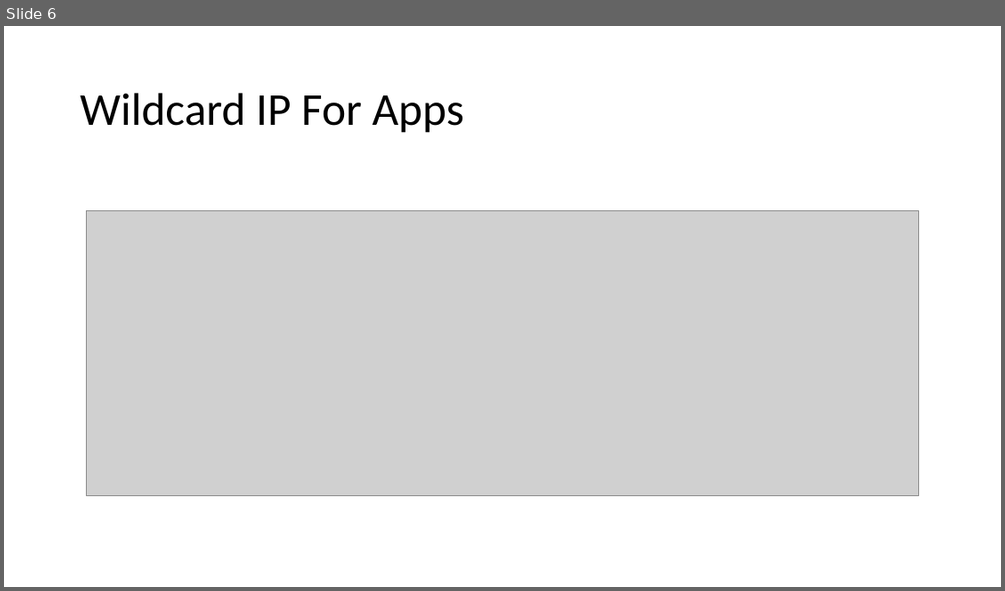
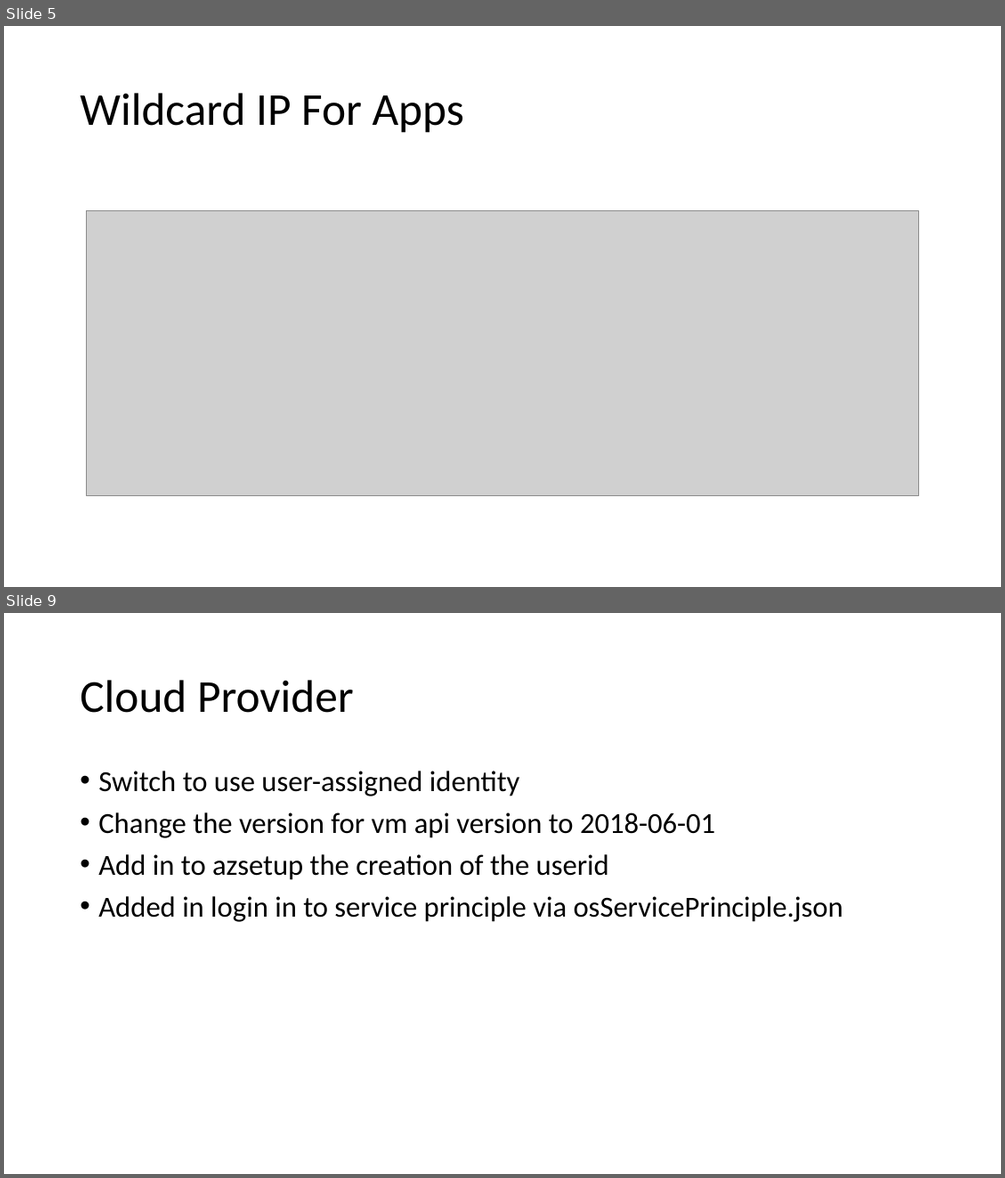
Before and after one commit to glennswest/ocpupi4azure, a slide deck: doc/azocpupidemo3.pptx. Shown one above the other, each under a label of ours: slide 6 before the commit, slides 5 and 9 after it; the slides between them are not shown. The pictures are 1005x591 and 1005x1178 pixels, drawn with LibreOffice and Linux fonts; fonts in the diff are those of the drawing; grey boxes stand for pictures. Boxes give left, top, right and bottom in pixels: in the first picture for what was removed or moved away, otherwise in the second. Text is boxed around its words. In the diff, an @@ line names an element or a change of style, - is before the commit and + after.

```diff
--- a/doc/azocpupidemo3.pptx
+++ b/doc/azocpupidemo3.pptx
@@ slide 9 added at (x1=4, y1=613, x2=1001, y2=1174), background #FFFFFF @@
@@ title added at (x1=80, y1=680, x2=354, y2=713), 44 pt, text #000000 @@
+Cloud Provider
@@ text added at (x1=98, y1=771, x2=843, y2=922), 28 pt, text #000000 @@
+• Switch to use user-assigned identity
+• Change the version for vm api version to 2018-06-01
+• Add in to azsetup the creation of the userid
+• Added in login in to service principle via osServicePrinciple.json
@@ what was slide 6 is now slide 5 @@
```
Also in this commit, not shown: 5 slides changed, 25 other slides added, 1 slide removed, 2 other files.
